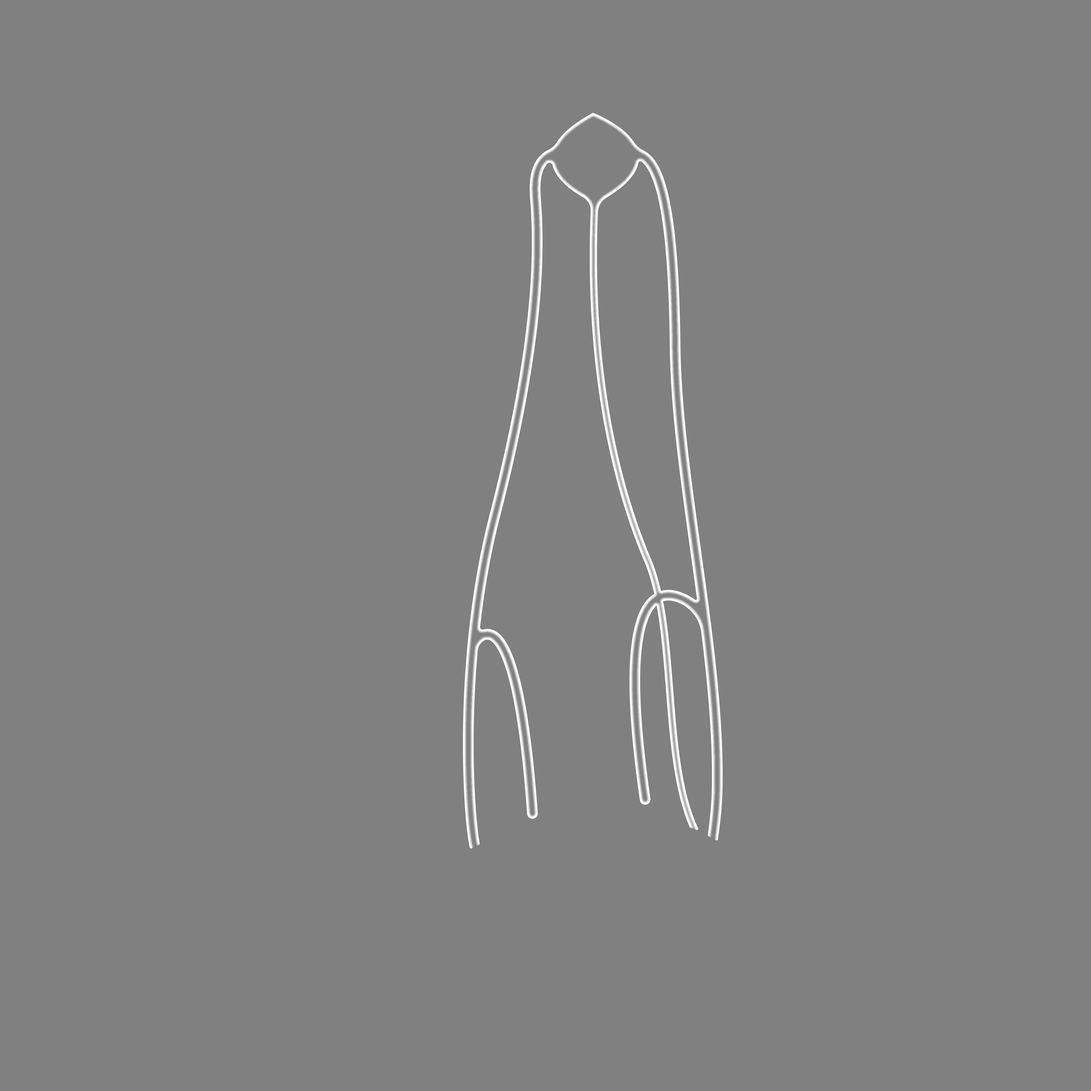
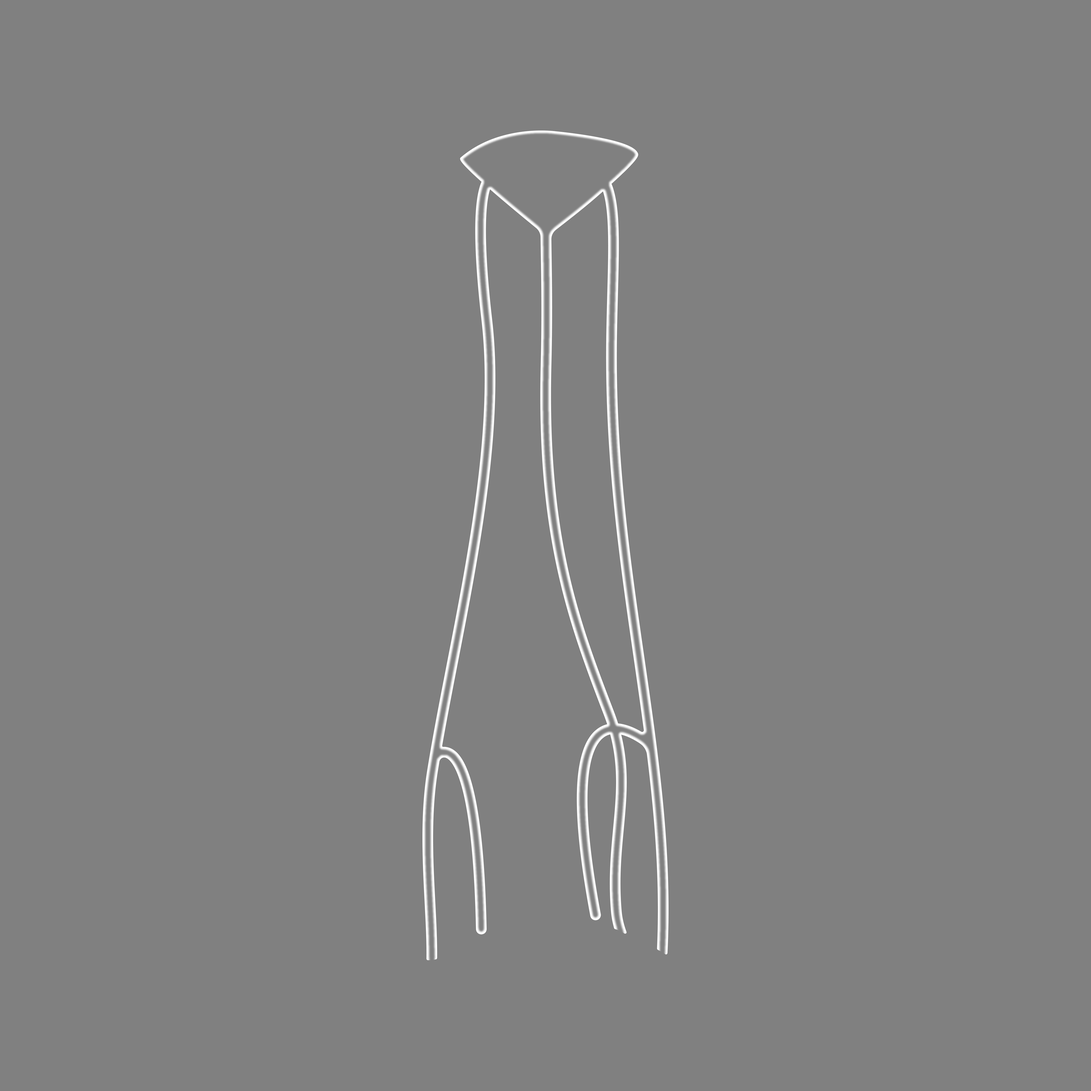
Comparing the layer stacks of the two 1091px x 1091px images. Changes:
painted on "Vector Smart Object" over (422, 112, 723, 961)
